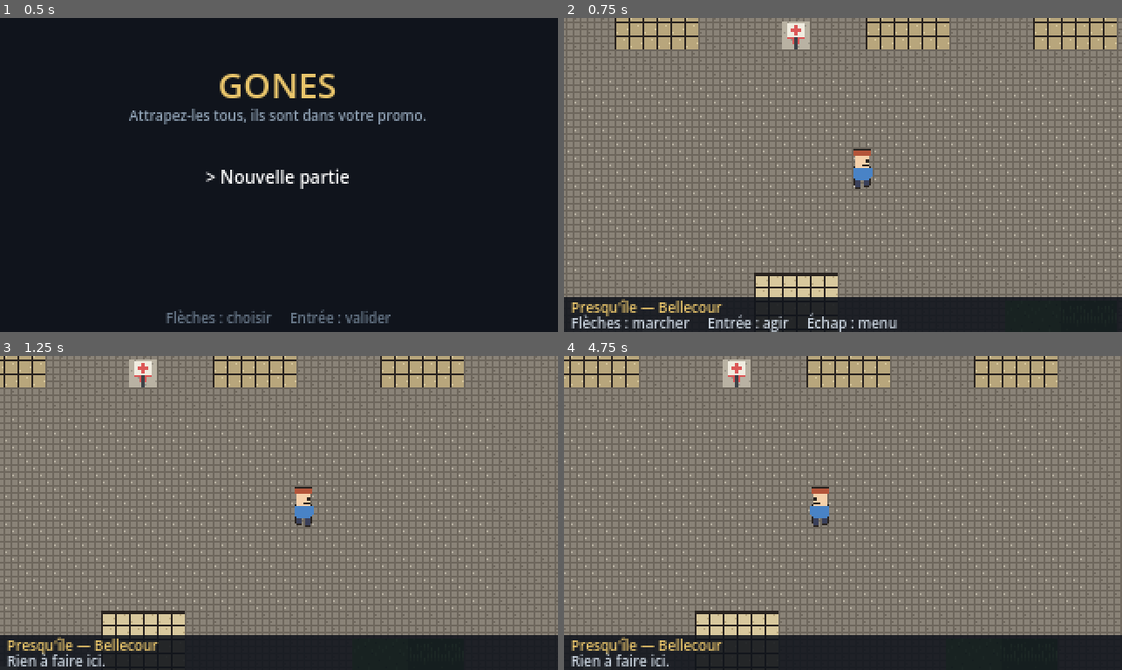
Above: before the commit, frames 1-4 (two rows, left to right).
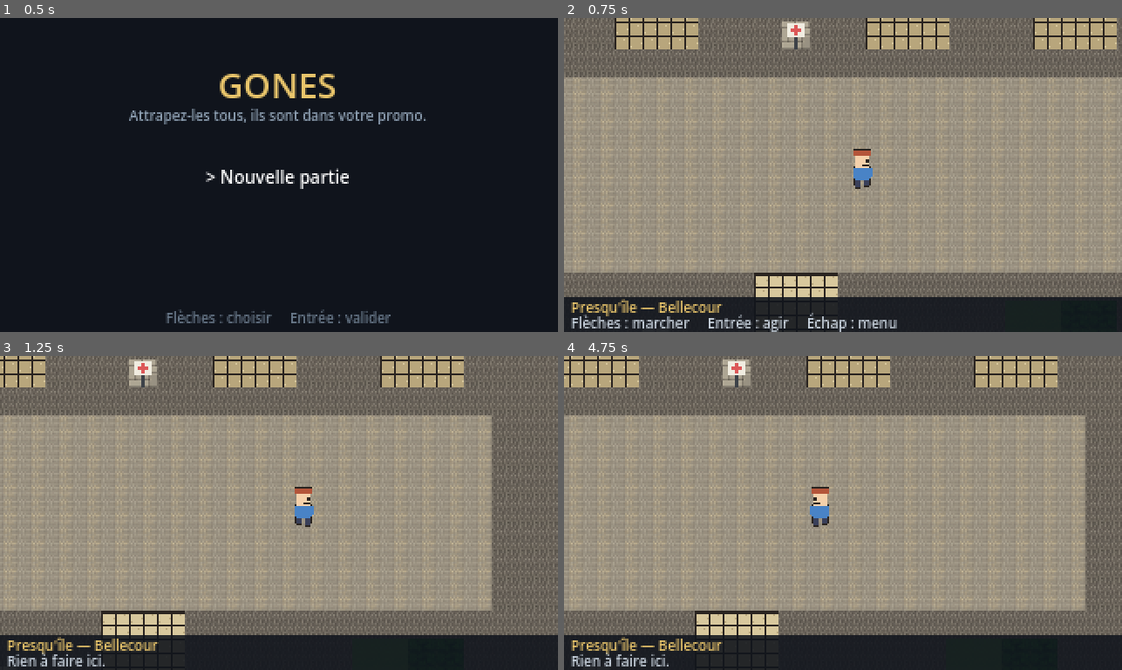
Above: after the commit, the same moments.

Repository: ThibaultGRAND/EEMIDEX
Game: Godot game, scene res://scenes/ui/main_menu.tscn
The game is run twice, just before and just after one commit, with the same random seed, the same clock (stepped at 60 frames per second) and the same inputs.
Inputs:
- Up to frame 1 (0.5 s): no input
- Up to frame 2 (0.75 s): tap Enter (ui_accept) at 0.5 s; hold Right (ui_right) from 0.53 s (still down); tap Tab at 0.6 s
- Up to frame 3 (1.25 s): keep holding Right (ui_right); tap Enter (ui_accept) at 0.77 s
- Up to frame 4 (4.75 s): release Right (ui_right) at 1.28 s; hold Down (ui_down) 1.28-2.03 s; tap Shift at 1.35, 2.85, 4.35 s; tap Enter (ui_accept) at 1.52, 3.02, 3.77, 4.52 s; hold Right (ui_right) 2.03-2.78 s; tap Tab at 2.1, 3.6 s; hold Up (ui_up) 2.78-3.53 s; hold Left (ui_left) from 3.53 s (still down)

Frame 1 is identical in both runs. In frame 2, 44% of the frame differs, in the area x 0-100%, y 0-89%; in frame 3, 43%; in frame 4, 43%.

Commit message:
Branche les vraies tuiles sur les trois zones du MVP
L'import des 12 planches donne 113 tuiles de 16 px. Les sols, l'eau, les
berges, les buissons et les tuiles de jeu sont exploitables tels quels :
Bellecour, le Vieux Lyon et Fourviere ont desormais de vrais paves, de
l'herbe haute, la Saone et leurs ressources.

Le TileSet porte deux sources : les tuiles importees, et les placeholders
pour ce qui manque encore (murs, arbres, soin, boutique, gardien). Les
plans de zones.gd n'ont pas bouge, seule la table des correspondances a
change : les prochaines planches se brancheront pareil.

Planches a refaire : 4, 5, 6, 7, 8 (Gemini a dessine un grand objet continu
au lieu de cases independantes) et 9, jamais recue.

Les planches brutes sont versionnees (27 Mo) mais exclues de l'export.

Co-Authored-By: Claude Opus 5 <noreply@anthropic.com>

Diff:
--- /dev/null
+++ b/assets/tilesets/lyon.tres
@@ -0,0 +1,255 @@
+[gd_resource type="TileSet" load_steps=5 format=3]
+
+[ext_resource type="Texture2D" path="res://assets/tilesets/lyon.png" id="1_tex"]
+[ext_resource type="Texture2D" path="res://assets/tilesets/placeholder_tuiles.png" id="2_placeholder"]
+
+[sub_resource type="TileSetAtlasSource" id="TileSetAtlasSource_lyon"]
+texture = ExtResource("1_tex")
+texture_region_size = Vector2i(16, 16)
+0:0/0 = 0
+1:0/0 = 0
+2:0/0 = 0
+3:0/0 = 0
+4:0/0 = 0
+5:0/0 = 0
+6:0/0 = 0
+7:0/0 = 0
+0:1/0 = 0
+1:1/0 = 0
+2:1/0 = 0
+3:1/0 = 0
+4:1/0 = 0
+5:1/0 = 0
+6:1/0 = 0
+7:1/0 = 0
+0:2/0 = 0
+1:2/0 = 0
+2:2/0 = 0
+3:2/0 = 0
+4:2/0 = 0
+5:2/0 = 0
+6:2/0 = 0
+7:2/0 = 0
+0:3/0 = 0
+0:3/0/y_sort_origin = 16
+1:3/0 = 0
+1:3/0/y_sort_origin = 16
+2:3/0 = 0
+2:3/0/y_sort_origin = 16
+3:3/0 = 0
+3:3/0/y_sort_origin = 16
+4:3/0 = 0
+4:3/0/y_sort_origin = 16
+5:3/0 = 0
+5:3/0/y_sort_origin = 16
+6:3/0 = 0
+6:3/0/y_sort_origin = 16
+7:3/0 = 0
+7:3/0/y_sort_origin = 16
+0:4/0 = 0
+0:4/0/y_sort_origin = 16
+1:4/0 = 0
+1:4/0/y_sort_origin = 16
+2:4/0 = 0
+2:4/0/y_sort_origin = 16
+3:4/0 = 0
+3:4/0/y_sort_origin = 16
+4:4/0 = 0
+4:4/0/y_sort_origin = 16
+5:4/0 = 0
+5:4/0/y_sort_origin = 16
+6:4/0 = 0
+6:4/0/y_sort_origin = 16
+7:4/0 = 0
+7:4/0/y_sort_origin = 16
+0:5/0 = 0
+0:5/0/y_sort_origin = 16
+1:5/0 = 0
+1:5/0/y_sort_origin = 16
+2:5/0 = 0
+2:5/0/y_sort_origin = 16
+3:5/0 = 0
+3:5/0/y_sort_origin = 16
+4:5/0 = 0
+4:5/0/y_sort_origin = 16
+5:5/0 = 0
+5:5/0/y_sort_origin = 16
+6:5/0 = 0
+6:5/0/y_sort_origin = 16
+7:5/0 = 0
+7:5/0/y_sort_origin = 16
+0:6/0 = 0
+0:6/0/y_sort_origin = 16
+1:6/0 = 0
+1:6/0/y_sort_origin = 16
+2:6/0 = 0
+2:6/0/y_sort_origin = 16
+3:6/0 = 0
+3:6/0/y_sort_origin = 16
+4:6/0 = 0
+4:6/0/y_sort_origin = 16
+5:6/0 = 0
+5:6/0/y_sort_origin = 16
+6:6/0 = 0
+6:6/0/y_sort_origin = 16
+7:6/0 = 0
+7:6/0/y_sort_origin = 16
+0:7/0 = 0
+0:7/0/y_sort_origin = 16
+1:7/0 = 0
+1:7/0/y_sort_origin = 16
+2:7/0 = 0
+2:7/0/y_sort_origin = 16
+3:7/0 = 0
+3:7/0/y_sort_origin = 16
+4:7/0 = 0
+4:7/0/y_sort_origin = 16
+5:7/0 = 0
+5:7/0/y_sort_origin = 16
+6:7/0 = 0
+6:7/0/y_sort_origin = 16
+7:7/0 = 0
+7:7/0/y_sort_origin = 16
+0:8/0 = 0
+0:8/0/y_sort_origin = 16
+1:8/0 = 0
+1:8/0/y_sort_origin = 16
+2:8/0 = 0
+2:8/0/y_sort_origin = 16
+3:8/0 = 0
+3:8/0/y_sort_origin = 16
+4:8/0 = 0
+4:8/0/y_sort_origin = 16
+5:8/0 = 0
+5:8/0/y_sort_origin = 16
+6:8/0 = 0
+6:8/0/y_sort_origin = 16
+7:8/0 = 0
+7:8/0/y_sort_origin = 16
+0:9/0 = 0
+0:9/0/y_sort_origin = 16
+1:9/0 = 0
+1:9/0/y_sort_origin = 16
+2:9/0 = 0
+2:9/0/y_sort_origin = 16
+3:9/0 = 0
+3:9/0/y_sort_origin = 16
+4:9/0 = 0
+4:9/0/y_sort_origin = 16
+5:9/0 = 0
+5:9/0/y_sort_origin = 16
+6:9/0 = 0
+6:9/0/y_sort_origin = 16
+7:9/0 = 0
+7:9/0/y_sort_origin = 16
+0:10/0 = 0
+0:10/0/y_sort_origin = 16
+1:10/0 = 0
+2:10/0 = 0
+3:10/0 = 0
+4:10/0 = 0
+5:10/0 = 0
+6:10/0 = 0
+7:10/0 = 0
+0:11/0 = 0
+1:11/0 = 0
+2:11/0 = 0
+3:11/0 = 0
+4:11/0 = 0
+5:11/0 = 0
+5:11/0/y_sort_origin = 16
+6:11/0 = 0
+6:11/0/y_sort_origin = 16
+7:11/0 = 0
+7:11/0/y_sort_origin = 16
+0:12/0 = 0
+0:12/0/y_sort_origin = 16
+1:12/0 = 0
+1:12/0/y_sort_origin = 16
+2:12/0 = 0
+2:12/0/y_sort_origin = 16
+3:12/0 = 0
+3:12/0/y_sort_origin = 16
+4:12/0 = 0
+4:12/0/y_sort_origin = 16
+5:12/0 = 0
+5:12/0/y_sort_origin = 16
+6:12/0 = 0
+6:12/0/y_sort_origin = 16
+7:12/0 = 0
+7:12/0/y_sort_origin = 16
+0:13/0 = 0
+0:13/0/y_sort_origin = 16
+1:13/0 = 0
+1:13/0/y_sort_origin = 16
+2:13/0 = 0
+2:13/0/y_sort_origin = 16
+3:13/0 = 0
+3:13/0/y_sort_origin = 16
+4:13/0 = 0
+4:13/0/y_sort_origin = 16
+5:13/0 = 0
+5:13/0/y_sort_origin = 16
+6:13/0 = 0
+6:13/0/y_sort_origin = 16
+7:13/0 = 0
+7:13/0/y_sort_origin = 16
+0:14/0 = 0
+0:14/0/y_sort_origin = 16
+
+[sub_resource type="TileSetAtlasSource" id="TileSetAtlasSource_placeholder"]
+texture = ExtResource("2_placeholder")
+texture_region_size = Vector2i(16, 16)
+0:0/0 = 0
+1:0/0 = 0
+2:0/0 = 0
+3:0/0 = 0
+4:0/0 = 0
+5:0/0 = 0
+6:0/0 = 0
+7:0/0 = 0
+0:1/0 = 0
+1:1/0 = 0
+2:1/0 = 0
+3:1/0 = 0
+4:1/0 = 0
+5:1/0 = 0
+6:1/0 = 0
+7:1/0 = 0
+0:2/0 = 0
+0:2/0/y_sort_origin = 16
+1:2/0 = 0
+1:2/0/y_sort_origin = 32
+2:2/0 = 0
+2:2/0/y_sort_origin = 16
+3:2/0 = 0
+3:2/0/y_sort_origin = 16
+4:2/0 = 0
+4:2/0/y_sort_origin = 16
+5:2/0 = 0
+5:2/0/y_sort_origin = 16
+6:2/0 = 0
+6:2/0/y_sort_origin = 32
+7:2/0 = 0
+7:2/0/y_sort_origin = 16
+0:3/0 = 0
+0:3/0/y_sort_origin = 16
+1:3/0 = 0
+1:3/0/y_sort_origin = 32
+2:3/0 = 0
+2:3/0/y_sort_origin = 16
+3:3/0 = 0
+3:3/0/y_sort_origin = 16
+4:3/0 = 0
+4:3/0/y_sort_origin = 16
+5:3/0 = 0
+5:3/0/y_sort_origin = 16
+6:3/0 = 0
+6:3/0/y_sort_origin = 16
+7:3/0 = 0
+7:3/0/y_sort_origin = 16
+
+[resource]
+tile_size = Vector2i(16, 16)
+sources/0 = SubResource("TileSetAtlasSource_lyon")
+sources/1 = SubResource("TileSetAtlasSource_placeholder")
--- a/scenes/world/world.gd
+++ b/scenes/world/world.gd
@@ -8,7 +8,6 @@
 
 enum Mode { LIBRE, MENU }
 
-const SOURCE := 0                 # la seule source du TileSet
 const CHANCE_RENCONTRE := 0.14
 
 ## action -> [deplacement, Joueur.Direction]. Les entiers suivent l'ordre de
@@ -66,6 +65,10 @@
 	_joueur.placer(depart)
 	_joueur.borner_camera(Zones.taille_pixels(id))
 	_label_zone.text = str(zone["titre"])
+
+## Une entree de table vaut [source, case de l'atlas].
+func _poser(couche: TileMapLayer, cellule: Vector2i, entree: Array) -> void:
+	couche.set_cell(cellule, int(entree[0]), entree[1])
 
 func _peindre_zone() -> void:
 	_sol.clear()
@@ -77,9 +80,11 @@
 			var c: String = ligne[x]
 			var cellule := Vector2i(x, y)
 			if Zones.SOLS.has(c):
-				_sol.set_cell(cellule, SOURCE, Zones.SOLS[c])
-			if Zones.DECORS.has(c):
-				_decor.set_cell(cellule, SOURCE, Zones.DECORS[c])
+				_poser(_sol, cellule, Zones.SOLS[c])
+			if c == "R":
+				_decor.set_cell(cellule, Zones.IMPORT, zone["tuile_ressource"])
+			elif Zones.DECORS.has(c):
+				_poser(_decor, cellule, Zones.DECORS[c])
 	# Deuxieme passe : la partie haute des volumes deborde sur la case du dessus.
 	for y in plan.size():
 		var ligne2: String = plan[y]
@@ -90,7 +95,7 @@
 			var dessus := Vector2i(x, y - 1)
 			if Zones.case_a(zone_id, dessus) == c2:
 				continue          # un autre bloc du meme volume : rien a coiffer
-			_decor.set_cell(dessus, SOURCE, Zones.DECORS_HAUT[c2])
+			_poser(_decor, dessus, Zones.DECORS_HAUT[c2])
 
 # =============================================================================
 # Deplacement
@@ -165,8 +170,8 @@
 	var ressource: StringName = zone["ressource"]
 	GameState.lever_drapeau(cle)
 	GameState.ajouter_ressource(ressource, 2)
-	_decor.set_cell(cellule, -1)          # l'objet disparait du decor
-	_sol.set_cell(cellule, SOURCE, Zones.SOLS["h"])
+	_decor.set_cell(cellule, -1)          # l'objet ramasse disparait
+	_poser(_sol, cellule, Zones.SOLS["h"])
 	_message("+2 %s (total : %d)" % [
 		GameState.RESSOURCES.get(ressource, ressource),
 		GameState.quantite_ressource(ressource),
--- a/scenes/world/world.tscn
+++ b/scenes/world/world.tscn
@@ -1,7 +1,7 @@
 [gd_scene load_steps=4 format=3]
 
 [ext_resource type="Script" path="res://scenes/world/world.gd" id="1_world"]
-[ext_resource type="TileSet" path="res://assets/tilesets/placeholder_tuiles.tres" id="2_tileset"]
+[ext_resource type="TileSet" path="res://assets/tilesets/lyon.tres" id="2_tileset"]
 [ext_resource type="PackedScene" path="res://scenes/world/player.tscn" id="3_joueur"]
 
 [node name="World" type="Node2D"]
--- a/scenes/world/zones.gd
+++ b/scenes/world/zones.gd
@@ -19,33 +19,56 @@
 ## Cases que le joueur ne peut pas traverser.
 const BLOQUANTS := "#wt"
 
-## Sol pose sur la couche du bas, pour chaque caractere.
+## Les deux sources du TileSet assets/tilesets/lyon.tres.
+const IMPORT := 0        # les tuiles dessinees par l'equipe
+const PLACEHOLDER := 1   # ce qui manque encore, en attendant
+
+## Sol pose sur la couche du bas : caractere -> [source, case de l'atlas].
 const SOLS := {
-	"#": Vector2i(3, 0), ".": Vector2i(0, 0), ",": Vector2i(1, 0),
-	"q": Vector2i(2, 0), "w": Vector2i(6, 0), "s": Vector2i(7, 0),
-	"h": Vector2i(4, 0), "g": Vector2i(5, 0), "t": Vector2i(4, 0),
-	"d": Vector2i(3, 0),
-	"S": Vector2i(0, 1), "B": Vector2i(1, 1), "M": Vector2i(2, 1),
-	"T": Vector2i(3, 1), "R": Vector2i(4, 1), "X": Vector2i(2, 0),
-	"1": Vector2i(5, 1), "2": Vector2i(5, 1), "3": Vector2i(5, 1),
+	"#": [IMPORT, Vector2i(4, 0)],      # terre, sous les batiments
+	".": [IMPORT, Vector2i(0, 0)],      # pave lyonnais
+	",": [IMPORT, Vector2i(1, 0)],      # pave use
+	"m": [IMPORT, Vector2i(2, 0)],      # pave avec mousse
+	"q": [IMPORT, Vector2i(3, 0)],      # dalle de quai
+	"d": [IMPORT, Vector2i(4, 0)],      # terre et gravier
+	"h": [IMPORT, Vector2i(5, 0)],      # herbe courte
+	"g": [IMPORT, Vector2i(6, 0)],      # herbe haute : declenche les rencontres
+	"w": [IMPORT, Vector2i(7, 0)],      # eau
+	"s": [IMPORT, Vector2i(6, 1)],      # sable de berge
+	"t": [IMPORT, Vector2i(5, 0)],      # herbe, sous l'arbre
+	"S": [IMPORT, Vector2i(3, 0)],
+	"B": [IMPORT, Vector2i(3, 0)],
+	"M": [IMPORT, Vector2i(3, 0)],
+	"T": [IMPORT, Vector2i(3, 0)],
+	"R": [IMPORT, Vector2i(5, 0)],      # l'objet a ramasser est en decor
+	"X": [IMPORT, Vector2i(3, 0)],
+	"1": [IMPORT, Vector2i(0, 14)],     # marqueur de sortie grave au sol
+	"2": [IMPORT, Vector2i(0, 14)],
+	"3": [IMPORT, Vector2i(0, 14)],
 }
 
 ## Volume pose sur la couche du haut, triee en profondeur.
 const DECORS := {
-	"#": Vector2i(0, 2), "t": Vector2i(5, 2),
-	"S": Vector2i(6, 3), "B": Vector2i(5, 3), "M": Vector2i(3, 3),
-	"T": Vector2i(4, 3), "X": Vector2i(7, 3),
+	"#": [PLACEHOLDER, Vector2i(0, 2)],   # mur : planche 5 a refaire
+	"t": [PLACEHOLDER, Vector2i(5, 2)],   # arbre : planche 9 jamais recue
+	"S": [PLACEHOLDER, Vector2i(6, 3)],   # croix de soin
+	"B": [PLACEHOLDER, Vector2i(5, 3)],   # enseigne de boutique
+	"X": [PLACEHOLDER, Vector2i(7, 3)],   # le gardien de Fourviere
+	"M": [IMPORT, Vector2i(7, 13)],       # borne d'entrainement
+	"T": [IMPORT, Vector2i(6, 13)],       # porche de traboule
 }
 
 ## Partie haute des volumes qui font deux cases, posee sur la case du dessus.
 const DECORS_HAUT := {
-	"#": Vector2i(1, 2), "t": Vector2i(6, 2),
+	"#": [PLACEHOLDER, Vector2i(1, 2)],
+	"t": [PLACEHOLDER, Vector2i(6, 2)],
 }
 
 const ZONES := {
 	&"presquile": {
 		"titre": "Presqu'île — Bellecour",
 		"ressource": &"praline",
+		"tuile_ressource": Vector2i(3, 13),
 		"rencontres": [&"generique_gone", &"generique_quenellon"],
 		"niveau_min": 3,
 		"niveau_max": 5,
@@ -77,6 +100,7 @@
 	&"vieux_lyon": {
 		"titre": "Vieux Lyon — les traboules",
 		"ressource": &"cocon",
+		"tuile_ressource": Vector2i(4, 13),
 		"rencontres": [&"generique_gone", &"generique_traboulin"],
 		"niveau_min": 5,
 		"niveau_max": 8,
@@ -108,6 +132,7 @@
 	&"fourviere": {
 		"titre": "Fourvière — la colline",
 		"ressource": &"quenelle",
+		"tuile_ressource": Vector2i(5, 13),
 		"rencontres": [&"generique_traboulin", &"generique_quenellon"],
 		"niveau_min": 8,
 		"niveau_max": 11,
Binary file added: assets/tilesets/brutes/Tuile 1.jpg
Not shown, added: assets/tilesets/brutes/Tuile 1.jpg.import
Binary file added: assets/tilesets/brutes/Tuile 10.jpg
Not shown, added: assets/tilesets/brutes/Tuile 10.jpg.import
Binary file added: assets/tilesets/brutes/Tuile 11 bis.jpg
Not shown, added: assets/tilesets/brutes/Tuile 11 bis.jpg.import
Binary file added: assets/tilesets/brutes/Tuile 11.jpg
Not shown, added: assets/tilesets/brutes/Tuile 11.jpg.import
Binary file added: assets/tilesets/brutes/Tuile 12.jpg
Not shown, added: assets/tilesets/brutes/Tuile 12.jpg.import
Binary file added: assets/tilesets/brutes/Tuile 13.jpg
Not shown, added: assets/tilesets/brutes/Tuile 13.jpg.import
(and 17 more such lines)
